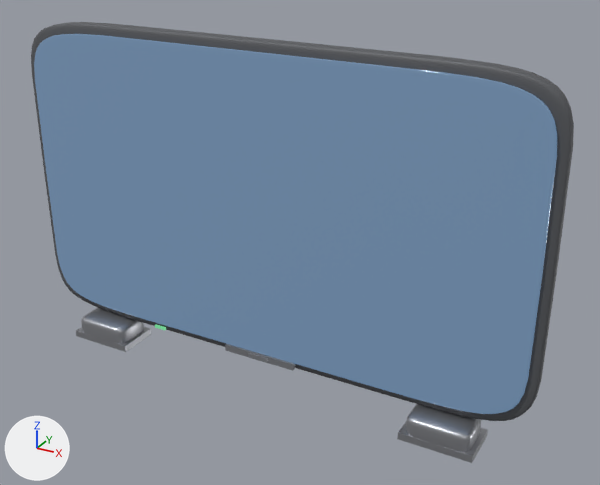
The glTF model public/models/smart-tv.glb, before and after one commit.
Before and after are seen from a 50 mm lens placed at (0.868, -1.406, 1.07), pointed at (0.08, 0.026, 0.354). The lights are fixed; the arrows at lower left show +X, +Y and +Z. The older version comes first. Vertices at exactly the same position are counted once.

The scene before the commit, as lines of its bpy script (objects in view):
```python
me_foot_001 = bpy.data.meshes.new('foot.001')
me_foot_001.from_pydata(...)  # 573 vertices, 1056 faces; spans x 0.37..0.51, y -0.0635..0.0365, z 0.0..0.06
me_foot_001.materials.append(mat_steeldark)  # grey #aaacb1
me_panel = bpy.data.meshes.new('panel')
me_panel.from_pydata(...)  # 575 vertices, 1056 faces; spans x -0.62..0.62, y -0.015..0.029, z 0.06..0.78
me_panel.materials.append(mat_black)  # dark grey #595b5f
me_screen = bpy.data.meshes.new('screen')
me_screen.from_pydata(...)  # 573 vertices, 1056 faces; spans x -0.6..0.6, y -0.023..-0.013, z 0.08..0.76
me_screen.materials.append(mat_screen)  # dark blue #3f4b59, glowing blue #59738e
ob_foot_001 = bpy.data.objects.new('foot.001', me_foot_001)
ob_foot_001.location = (0.0, 0.0, 0.0)
ob_panel = bpy.data.objects.new('panel', me_panel)
ob_panel.location = (0.0, 0.0, 0.0)
ob_screen = bpy.data.objects.new('screen', me_screen)
ob_screen.location = (0.0, 0.0, 0.0)
# also in view: 'foot' at (-0.44, -0.014, 0.03); 'foot-bar.001' at (0.44, -0.014, 0.01)
```
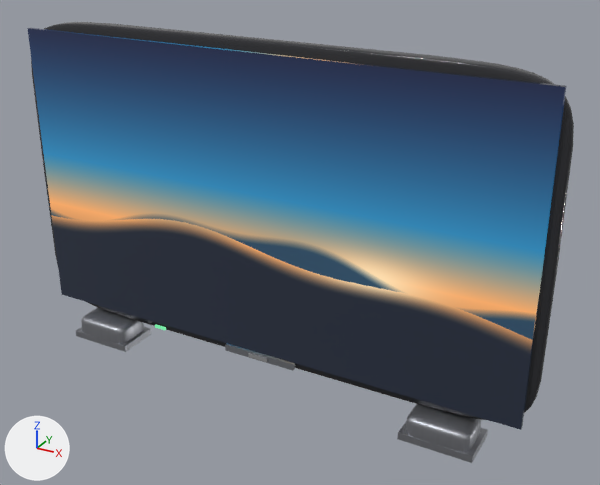
Pixel boxes [x1, y1, x2, y2] of what changed, in the pictures (600 x 485 px):
```json
{"object": "screen", "change": "reshaped, recoloured", "before": [34, 34, 557, 414], "after": [27, 28, 566, 430]}
{"object": "panel", "change": "recoloured", "before": [31, 22, 574, 421], "after": [31, 22, 574, 421]}
```

Edits to the scene script, one JSON object a line:
```json
{"op": "add", "block": "img_image_0", "code": ["img_image_0 = load_image('Image_0', '_unpacked/Image_0', 1024, 576, 'sRGB')"]}
{"op": "add", "block": "mat_tvscreen", "code": ["mat_tvscreen = bpy.data.materials.new('tvScreen')", "# colours: dark grey #272730", "# uses the picture img_image_0"]}
{"op": "add", "block": "mat_glossblack", "code": ["mat_glossblack = principled_material('glossBlack')", "mat_glossblack.base_color = (0.03, 0.031, 0.036)  # dark grey #303135", "mat_glossblack.metallic = 0.15", "mat_glossblack.roughness = 0.13"]}
{"block": "me_panel", "where": "me_panel.from_pydata(...)  # 575 vertices, 1056 faces; spans x -0.62..0.62, y -0.015..0.029, z 0.06..0.78"}
{"op": "remove", "block": "me_panel", "code": "me_panel.materials.append(mat_black)  # dark grey #595b5f"}
{"op": "add", "block": "me_panel", "code": "me_panel.materials.append(mat_glossblack)  # dark grey #303135"}
{"block": "me_screen", "where": "# used by ob_screen; location = (0.0, 0.0, 0.0)"}
{"op": "remove", "block": "me_screen", "code": "me_screen.from_pydata(...)  # 573 vertices, 1056 faces; spans x -0.6..0.6, y -0.023..-0.013, z 0.08..0.76"}
{"op": "remove", "block": "me_screen", "code": "me_screen.materials.append(mat_screen)  # dark blue #3f4b59, glowing blue #59738e"}
{"op": "add", "block": "me_screen", "code": "me_screen.from_pydata(...)  # 8 vertices, 12 faces; spans x -0.598..0.598, y -0.021..-0.01, z 0.082..0.758"}
{"block": "me_screen", "change": "me_screen part 1: 573 vertices removed from x -0.6..0.6, y -0.023..-0.013, z 0.08..0.76; 8 vertices added at x -0.598..0.598, y -0.021..-0.01, z 0.082..0.758, forming a box"}
{"op": "add", "block": "me_screen", "code": "me_screen.materials.append(mat_tvscreen)"}
```
